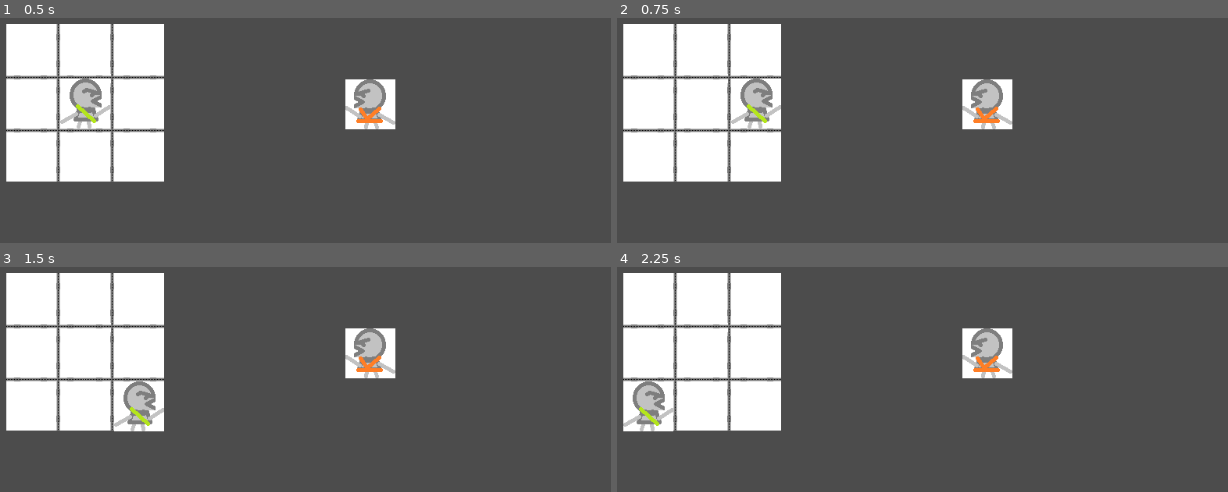
Above: before the commit, frames 1-4 (two rows, left to right).
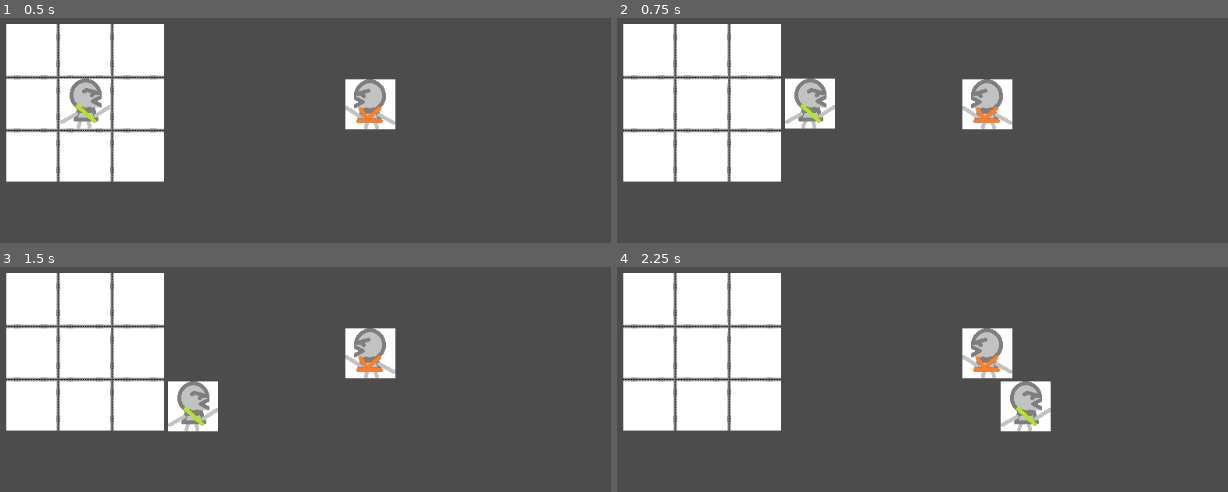
Above: after the commit, the same moments.

Repository: SamBumgardner/way-of-the-wandering-fist
Game: Godot game, scene res://map/Node2DBattle.tscn
Same seed, same stepped clock (60 frames per second), same inputs: the game is played once before the commit and once after it.
Inputs:
- Up to frame 1 (0.5 s): no input
- Up to frame 2 (0.75 s): tap Enter at 0.5 s; hold Right (ui_right) from 0.53 s (still down)
- Up to frame 3 (1.5 s): tap Space at 1.25 s; release Right (ui_right) at 1.28 s; hold Down (ui_down) from 1.28 s (still down)
- Up to frame 4 (2.25 s): tap Enter at 2 s; release Down (ui_down) at 2.03 s; hold Right (ui_right) from 2.03 s (still down)

Frame 1 is identical in both runs. In frame 2, 2.8% of the frame differs, in the area x 18-36%, y 26-50%; in frame 3, 2.9%; in frame 4, 2.9%, in the area x 0-72%, y 50-74%.

Commit message:
Attempt to Combine Move Methods, Err

Diff:
--- a/godot/map/hero-green-sash.gd
+++ b/godot/map/hero-green-sash.gd
@@ -37,16 +37,20 @@
 
 func _handleInput():
 	if (Input.is_action_just_pressed("ui_left")):
-		_moveLeft()
+		#_moveLeft()
+		_moveDelta(-1, 0)
 
 	if (Input.is_action_just_pressed("ui_right")):
-		_moveRight()
+		# _moveRight()
+		_moveDelta(1, 0)
 
 	if (Input.is_action_just_pressed("ui_up")):
-		_moveUp()
+		# _moveUp()
+		_moveDelta(0, 1)
 
 	if (Input.is_action_just_pressed("ui_down")):
-		_moveDown()
+		# _moveDown()
+		_moveDelta(0, -1)
 
 func _moveDown():
 	var currentPositionY = positionY
@@ -83,3 +87,47 @@
 
 	if (OS.is_debug_build()):
 		print(HERO_NAME + ' moved up to ' + _currentPositionString())
+
+func _moveDelta(x, y):
+	# _moveDelta(1, 1) means to move diagonally North East.
+	var currentPositionX = x
+	var currentPositionY = y
+
+	positionX = (positionX + MAP_WIDTH + x) % MAP_WIDTH
+	positionY = (positionY + MAP_HEIGHT + y) % MAP_HEIGHT
+
+	var calculatedDeltaX = currentPositionX - positionX + MAP_WIDTH
+	var calculatedDeltaXPixel = calculatedDeltaX * MOVEMENT_DISTANCE_PIXEL
+
+	#var calculatedDeltaY = currentPositionY - positionY
+	var calculatedDeltaY = positionY - currentPositionY
+	var calculatedDeltaYPixel = calculatedDeltaY * MOVEMENT_DISTANCE_PIXEL
+	print(PoolStringArray([
+		'MDeltaY', y, positionY, calculatedDeltaY, calculatedDeltaYPixel
+	]))
+
+	if (x != 0):
+		move_local_x(calculatedDeltaXPixel)
+
+	if (y != 0):
+		move_local_y(calculatedDeltaYPixel)
+
+	if (OS.is_debug_build()):
+		print(HERO_NAME + ' moved ' + PoolStringArray(getDirectionList(x, y)).join(' and ') + ' to ' + _currentPositionString())
+
+func getDirectionList(x, y):
+	var directionList = []
+
+	if (x > 0):
+		directionList.push_back('right')
+
+	if (x < 0):
+		directionList.push_back('left')
+
+	if (y > 0):
+		directionList.push_back('up')
+
+	if (y < 0):
+		directionList.push_back('down')
+
+	return directionList
